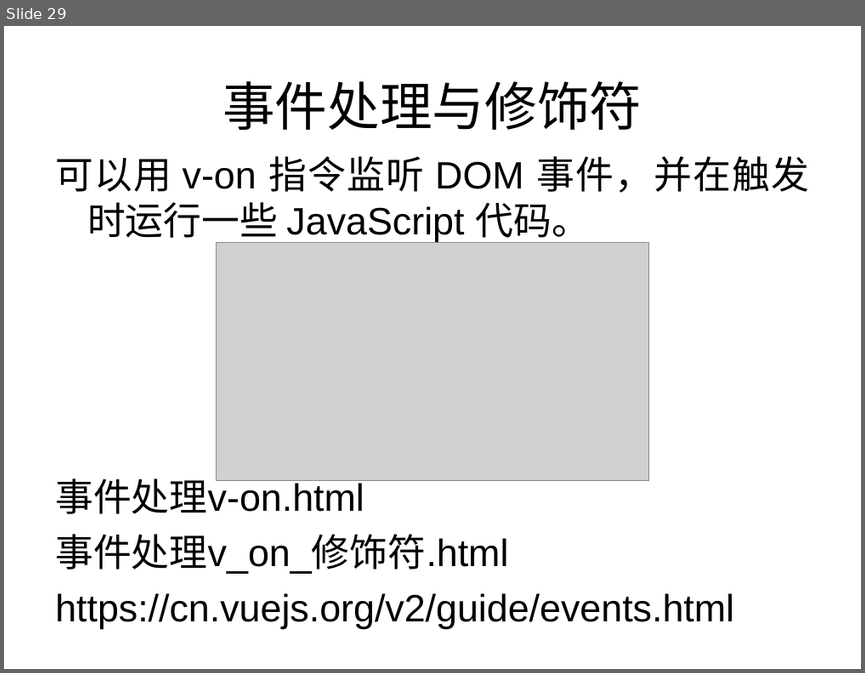
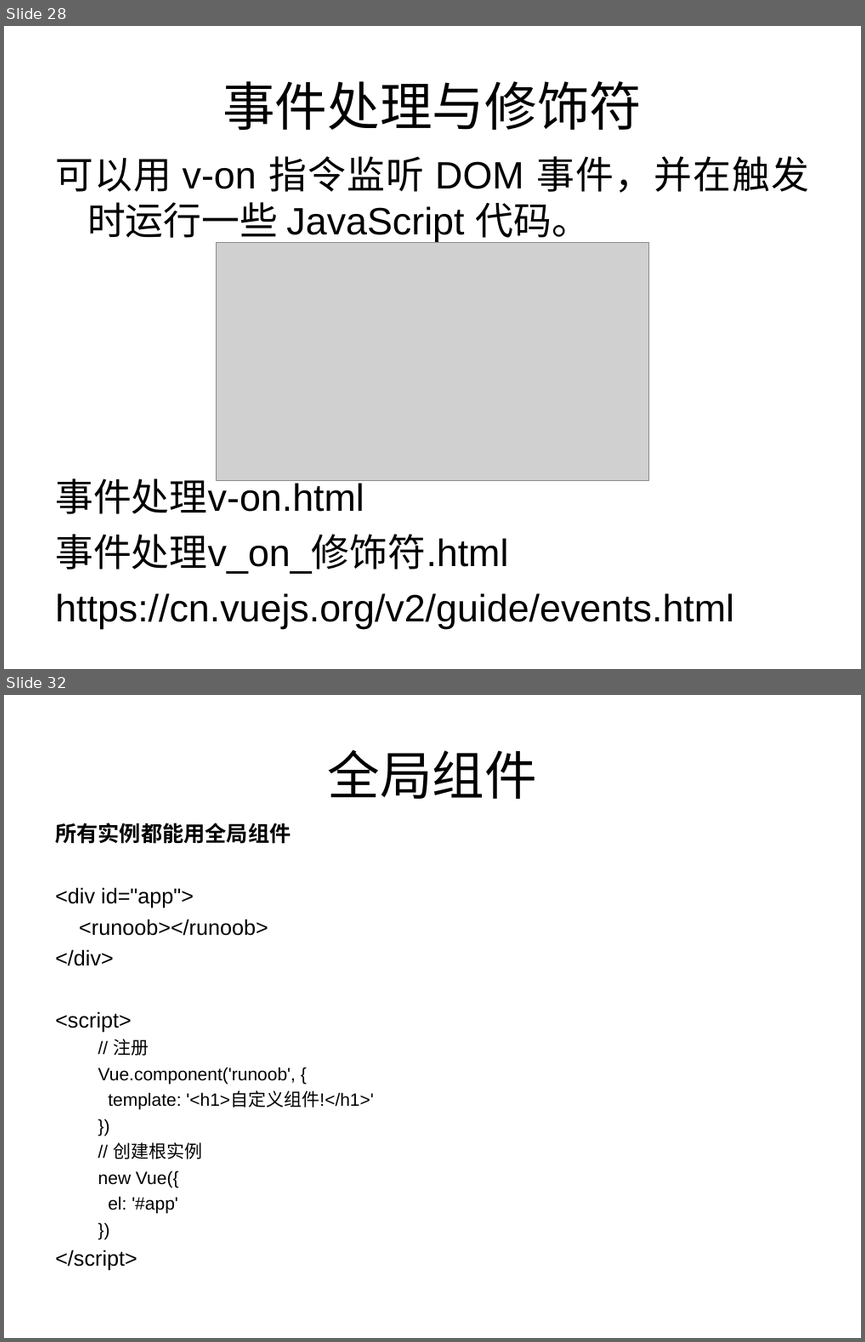
Before and after one commit to zhang13/VueLearn, a slide deck: doc/Vue入坑指南.ppt. Shown one above the other, each under a label of ours: slide 29 before the commit, slides 28 and 32 after it; the slides between them are not shown. The pictures are 865x673 and 865x1342 pixels, drawn with LibreOffice and Linux fonts; fonts in the diff are those of the drawing; grey boxes stand for pictures. Boxes give left, top, right and bottom in pixels: in the first picture for what was removed or moved away, otherwise in the second. Text is boxed around its words. In the diff, an @@ line names an element or a change of style, - is before the commit and + after.

```diff
--- a/doc/Vue入坑指南.ppt
+++ b/doc/Vue入坑指南.ppt
@@ slide 32 added at box(4, 695, 861, 1338), background #FFFFFF @@
@@ title added at box(328, 749, 538, 799), 44 pt, text #000000 @@
+全局组件
@@ text added at box(55, 823, 373, 1270), 15 pt, text #000000 @@
+所有实例都能用全局组件
+<div id="app">
+<runoob></runoob>
+</div>
+<script>
+  // 注册
+  Vue.component('runoob', {
+  template: '<h1>自定义组件!</h1>'
+  })
+  // 创建根实例
+  new Vue({
+  el: '#app'
+  })
+</script>
@@ what was slide 29 is now slide 28 @@
```
Also in this commit, not shown: 8 slides changed, 17 other slides added, 4 slides removed, 14 other files.
